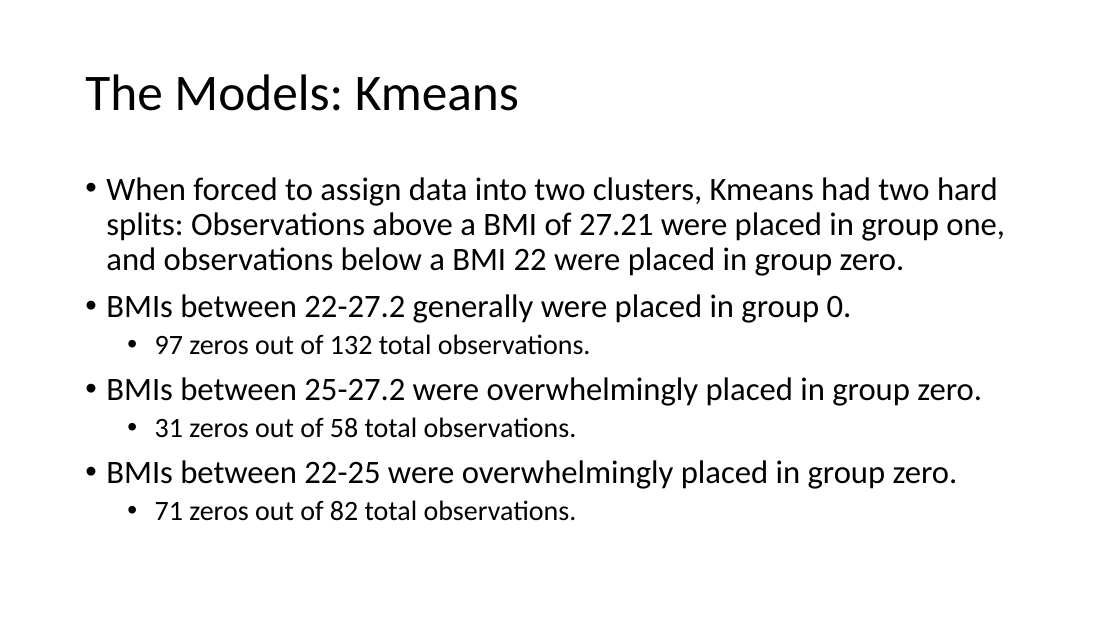
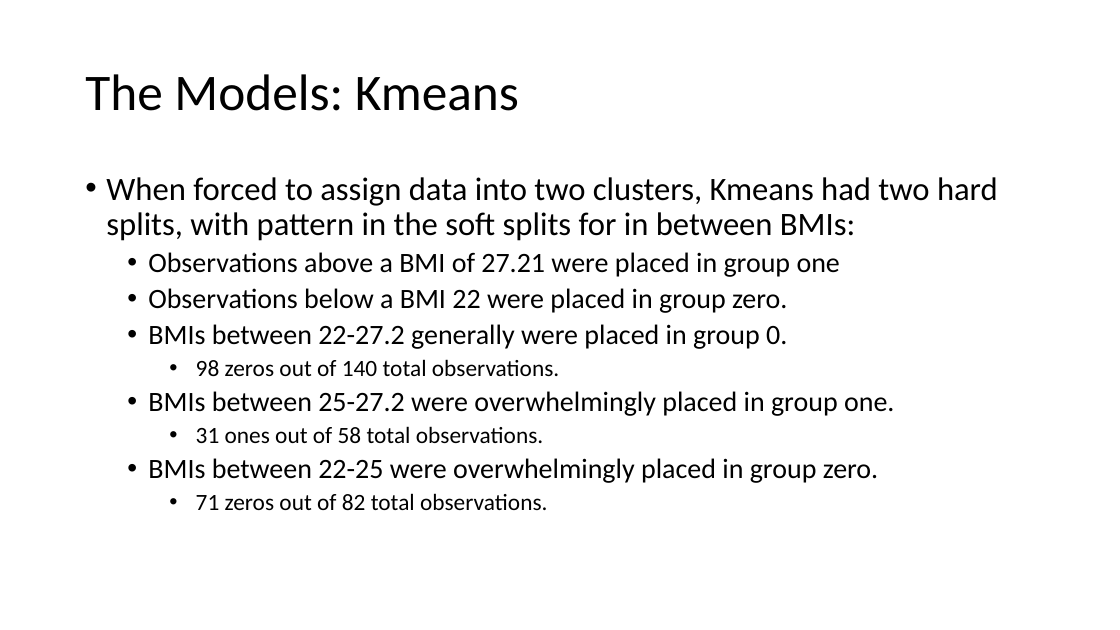
Before and after one commit to M-Matrona/IBM-Machine-Learning-Course, a slide deck: slide 9 of Course_4_Unsupervised_Learning/Classification_Project_Body_Fat_Prediction.pptx. Drawn at 1120x630 pixels with LibreOffice and Linux fonts; fonts in the diff are those of the drawing. Boxes give left, top, right and bottom in pixels: in the first picture for what was removed or moved away, otherwise in the second. Text is boxed around its words. In the diff, an @@ line names an element or a change of style, - is before the commit and + after.

```diff
--- a/Course_4_Unsupervised_Learning/Classification_Project_Body_Fat_Prediction.pptx
+++ b/Course_4_Unsupervised_Learning/Classification_Project_Body_Fat_Prediction.pptx
@@ text at (106, 177, 998, 313): text changed @@
-• When forced to assign data into two clusters, Kmeans had two hard splits: Observations above a BMI of 27.21 were placed in group one, and observations below a BMI 22 were placed in group zero.
+• When forced to assign data into two clusters, Kmeans had two hard splits, with pattern in the soft splits for in between BMIs:
+  • Observations above a BMI of 27.21 were placed in group one
+  • Observations below a BMI 22 were placed in group zero.
@@ text at (148, 324, 878, 510): size 28 to 24 pt in "BMIs between 22-27.2 generally were placed in ...", "BMIs between 22-25 were overwhelmingly placed in ..."; size 24 to 20 pt in "71 zeros out of 82 total observations."; list level 1 to 2 in "BMIs between 22-27.2 generally were ..."; list level 1 to 2 in "BMIs between 22-25 were overwhelmingly ..."; list level 2 to 3 in "71 zeros out of 82 ..." @@
@@ text at (148, 359, 894, 443): text changed; size 24 to 20 pt @@
-  • 97 zeros out of 132 total observations.
-• BMIs between 25-27.2 were overwhelmingly placed in group zero.
-  • 31 zeros out of 58 total observations.
+    • 98 zeros out of 140 total observations.
+  • BMIs between 25-27.2 were overwhelmingly placed in group one.
+    • 31 ones out of 58 total observations.
```
Also in this commit, not shown: 10 other slides changed, 2 slides added, 2 slides removed, 4 other files.
